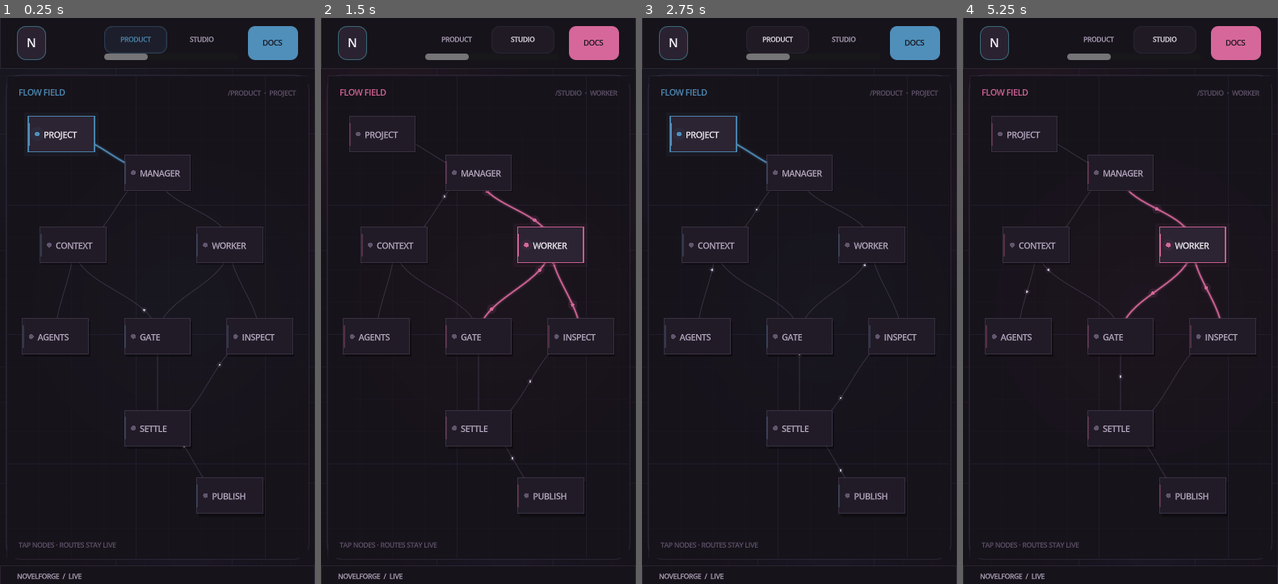
Above: before the commit, frames 1-4 (left to right).
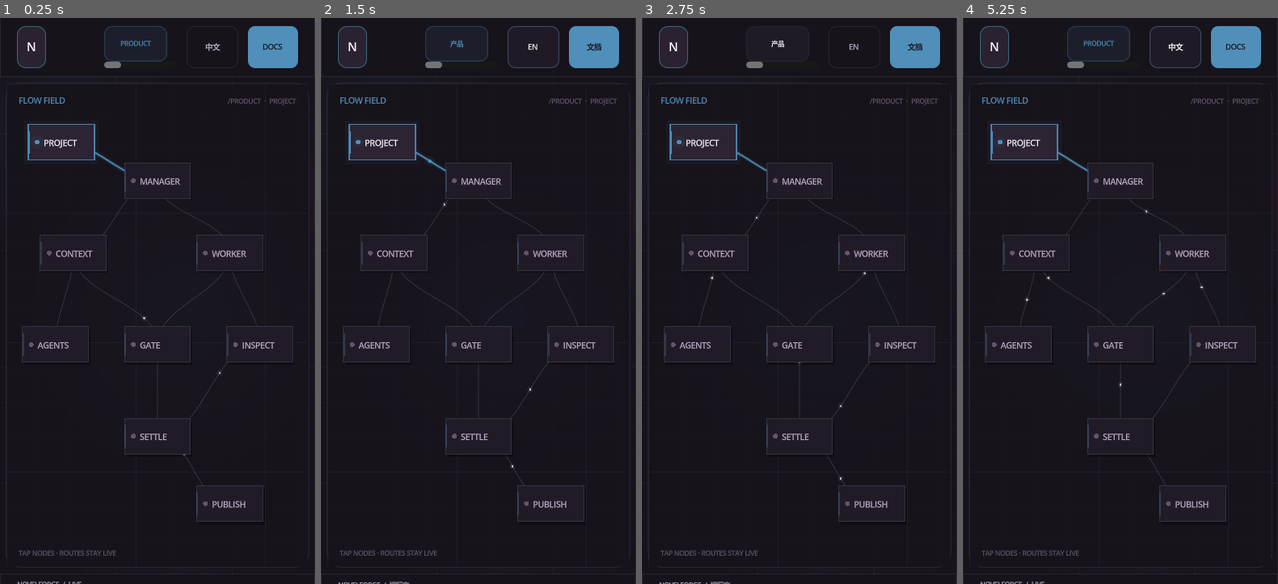
Above: after the commit, the same moments.

Repository: xiaooye/Quillframe
Game: Godot game, scene res://Main.tscn
Same seed, same stepped clock (60 frames per second), same inputs: the game is played once before the commit and once after it.
Inputs (mouse positions are in pixels of both pictures, inside the frame that each line leads up to):
- Up to frame 1 (0.25 s): no input
- Up to frame 2 (1.5 s): click "PRODUCT" at 0.5 s; click "STUDIO" at 1.25 s
- Up to frame 3 (2.75 s): click (777, 46) at 2 s, where only the run after the commit has a clickable "产品"
- Up to frame 4 (5.25 s): click (1230, 40) at 2.75 s, where only the run before the commit has a clickable "ARCHITECTURE"; click (1230, 46) at 3.5 s, where only the run after the commit has a clickable "架构"; click (1237, 40) at 4.25 s, where only the run before the commit has a clickable "DOCS"; click (1174, 46) at 5 s, where only the run after the commit has a clickable "EN"

The runs differ from the first frame. In frame 1, 5.1% of the frame differs, in the area x 4-96%, y 3-100%; in frame 2, 6.5%; in frame 3, 5.1%; in frame 4, 6.5%, in the area x 4-96%, y 1-100%.
Error before the commit: Parse Error: Cannot infer the type of "row" variable because the value doesn't have a set type. (res://scripts/locale_bridge.gd:146)

Commit message:
fix(site): make Godot locale parent type explicit

Diff:
--- a/site/godot/scripts/locale_bridge.gd
+++ b/site/godot/scripts/locale_bridge.gd
@@ -143,7 +143,7 @@
 	_toggle.add_theme_stylebox_override("hover", _button_style(Color(0.07, 0.10, 0.15, 0.90), Color(0.32, 0.42, 0.58, 0.65)))
 	_toggle.set_meta("novelforge_locale_hooked", true)
 	_toggle.pressed.connect(_toggle_locale)
-	var row := docs_button.get_parent()
+	var row: Node = (docs_button as Button).get_parent()
 	row.add_child(_toggle)
 	row.move_child(_toggle, docs_button.get_index())
 
